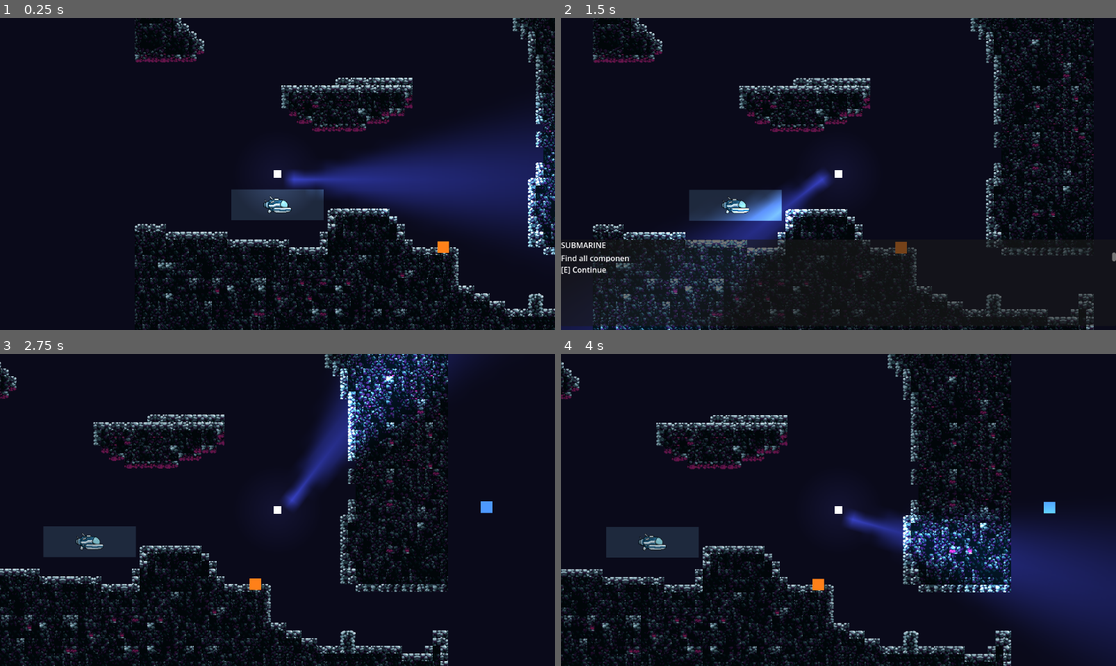
Above: before the commit, frames 1-4 (two rows, left to right).
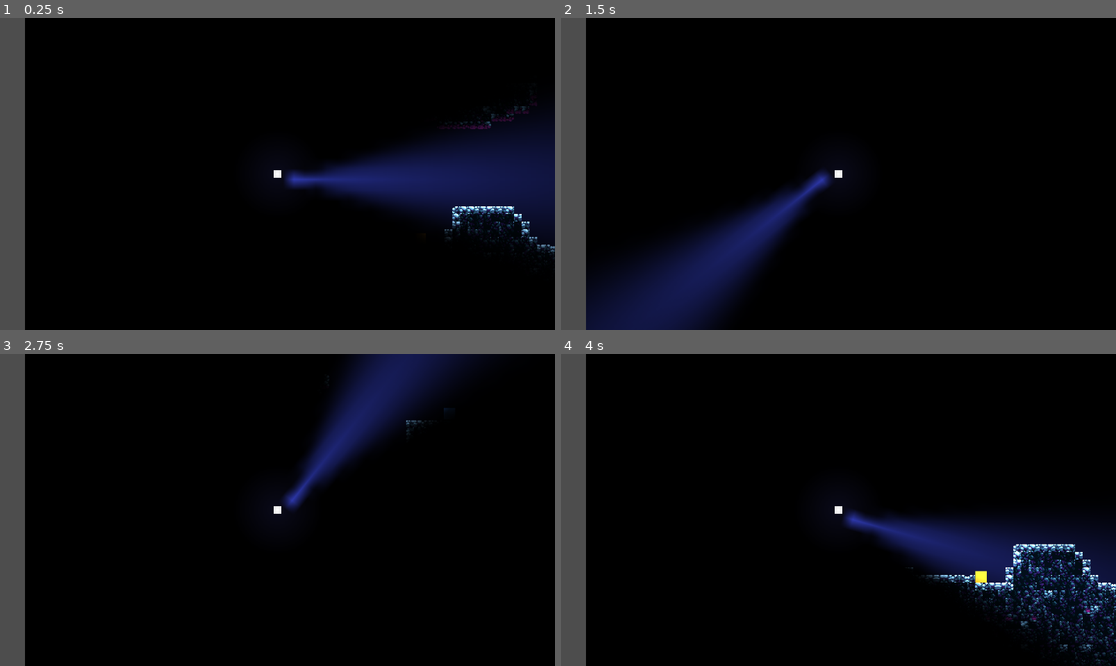
Above: after the commit, the same moments.

Repository: zz2548/game-design-final
Game: Godot game, scene res://main.tscn
The game is run twice, just before and just after one commit, with the same random seed, the same clock (stepped at 60 frames per second) and the same inputs.
Inputs (mouse positions are in pixels of both pictures, inside the frame that each line leads up to):
- Up to frame 1 (0.25 s): no input
- Up to frame 2 (1.5 s): tap Enter (ui_accept) at 0.5, 0.77 s; move the mouse to (960, 158) at 0.52 s; hold Right (ui_right) 0.53-1.25 s; hold E (interact) 0.53-1.25 s; click (960, 158) at 0.67 s; drag from (727, 189) to (927, 248) at 1.27 s
- Up to frame 3 (2.75 s): tap Enter (ui_accept) at 2 s; move the mouse to (333, 441) at 2.02 s; hold Right (ui_right) from 2.03 s (still down); hold E (interact) from 2.03 s (still down)
- Up to frame 4 (4 s): release Right (ui_right) at 2.75 s; release E (interact) at 2.75 s; drag from (810, 572) to (1043, 506) at 2.77 s; move the mouse to (1005, 556) at 3.52 s; hold Left (ui_left) from 3.53 s (still down); hold E (interact) from 3.53 s (still down); tap Enter (ui_accept) at 3.77 s

The runs differ from the first frame. In frame 1, 84% of the frame differs, in the area x 0-100%, y 0-100%; in frame 2, 78%; in frame 3, 80%; in frame 4, 81%.

Commit message:
Fix level 1 lighting

Diff:
--- a/underwater-game/levels/level_1/level_1.tscn
+++ b/underwater-game/levels/level_1/level_1.tscn
@@ -219,7 +219,6 @@
 [node name="Level1" type="Node2D" unique_id=1255267063]
 
 [node name="CanvasModulate" type="CanvasModulate" parent="." unique_id=1930376493]
-visible = false
 color = Color(0, 0, 0, 1)
 
 [node name="Background" type="ColorRect" parent="." unique_id=472897320]
@@ -237,22 +236,18 @@
 [node name="Objects" type="Node2D" parent="." unique_id=1871704538]
 
 [node name="Submarine" type="Area2D" parent="Objects" unique_id=722097056]
-position = Vector2(296, 392)
+position = Vector2(104, 427)
 collision_mask = 0
 script = ExtResource("7_submarine")
 
 [node name="Shape" type="CollisionShape2D" parent="Objects/Submarine" unique_id=1310266936]
 shape = SubResource("shape_submarine")
 
-[node name="Visual" type="ColorRect" parent="Objects/Submarine" unique_id=1453696265]
-offset_left = -96.0
-offset_top = -32.0
-offset_right = 96.0
-offset_bottom = 32.0
-color = Color(0.12, 0.16, 0.24, 1)
+[node name="Sub" type="Sprite2D" parent="Objects/Submarine" unique_id=1508147977]
+texture = ExtResource("8_j48du")
 
 [node name="EnginePart" type="Area2D" parent="Objects" unique_id=200100001]
-position = Vector2(640, 480)
+position = Vector2(333, 468)
 collision_mask = 0
 script = ExtResource("3_pickup")
 item = ExtResource("8_engine")
@@ -265,10 +260,11 @@
 offset_top = -12.0
 offset_right = 12.0
 offset_bottom = 12.0
-color = Color(1.0, 0.5, 0.1, 1)
+color = Color(1, 0.5, 0.1, 1)
+metadata/_edit_use_anchors_ = true
 
 [node name="HullPart" type="Area2D" parent="Objects" unique_id=200200001]
-position = Vector2(1120, 320)
+position = Vector2(394, 130)
 collision_mask = 0
 script = ExtResource("3_pickup")
 item = ExtResource("9_hull")
@@ -281,10 +277,11 @@
 offset_top = -12.0
 offset_right = 12.0
 offset_bottom = 12.0
-color = Color(0.3, 0.6, 1.0, 1)
+color = Color(0.3, 0.6, 1, 1)
+metadata/_edit_use_anchors_ = true
 
 [node name="NavPart" type="Area2D" parent="Objects" unique_id=200300001]
-position = Vector2(2048, 512)
+position = Vector2(788, 589)
 collision_mask = 0
 script = ExtResource("3_pickup")
 item = ExtResource("10_nav")
@@ -297,15 +294,14 @@
 offset_top = -12.0
 offset_right = 12.0
 offset_bottom = 12.0
-color = Color(0.2, 1.0, 0.4, 1)
-
-[node name="Sub" type="Sprite2D" parent="Objects" unique_id=1508147977]
-position = Vector2(296, 392)
-texture = ExtResource("8_j48du")
+color = Color(0.2, 1, 0.4, 1)
+metadata/_edit_use_anchors_ = true
 
 [node name="player" parent="." unique_id=1560876372 instance=ExtResource("1_player")]
-position = Vector2(296, 328)
+position = Vector2(37, 333)
 
 [node name="InventoryUI" parent="." unique_id=2083902792 instance=ExtResource("2_inventoryui")]
+visible = false
 
 [node name="DialogueUI" parent="." unique_id=1340303138 instance=ExtResource("5_e6u7d")]
+visible = false
--- a/underwater-game/project.godot
+++ b/underwater-game/project.godot
@@ -23,6 +23,26 @@
 
 [input]
 
+move_left={
+"deadzone": 0.5,
+"events": [Object(InputEventKey,"resource_local_to_scene":false,"resource_name":"","device":-1,"window_id":0,"alt_pressed":false,"shift_pressed":false,"ctrl_pressed":false,"meta_pressed":false,"pressed":false,"keycode":0,"physical_keycode":65,"key_label":0,"unicode":97,"location":0,"echo":false,"script":null)
+]
+}
+move_right={
+"deadzone": 0.5,
+"events": [Object(InputEventKey,"resource_local_to_scene":false,"resource_name":"","device":-1,"window_id":0,"alt_pressed":false,"shift_pressed":false,"ctrl_pressed":false,"meta_pressed":false,"pressed":false,"keycode":0,"physical_keycode":68,"key_label":0,"unicode":100,"location":0,"echo":false,"script":null)
+]
+}
+move_up={
+"deadzone": 0.5,
+"events": [Object(InputEventKey,"resource_local_to_scene":false,"resource_name":"","device":-1,"window_id":0,"alt_pressed":false,"shift_pressed":false,"ctrl_pressed":false,"meta_pressed":false,"pressed":false,"keycode":0,"physical_keycode":87,"key_label":0,"unicode":119,"location":0,"echo":false,"script":null)
+]
+}
+move_down={
+"deadzone": 0.5,
+"events": [Object(InputEventKey,"resource_local_to_scene":false,"resource_name":"","device":-1,"window_id":0,"alt_pressed":false,"shift_pressed":false,"ctrl_pressed":false,"meta_pressed":false,"pressed":false,"keycode":0,"physical_keycode":83,"key_label":0,"unicode":115,"location":0,"echo":false,"script":null)
+]
+}
 interact={
 "deadzone": 0.2,
 "events": [Object(InputEventKey,"resource_local_to_scene":false,"resource_name":"","device":-1,"window_id":0,"alt_press …(192 unchanged characters)…
--- a/underwater-game/shared/player/player.gd
+++ b/underwater-game/shared/player/player.gd
@@ -36,8 +36,8 @@
 
 func _physics_process(delta: float) -> void:
 	var input_dir := Vector2(
-		Input.get_axis("ui_left", "ui_right"),
-		Input.get_axis("ui_up", "ui_down")
+		Input.get_axis("move_left", "move_right"),
+		Input.get_axis("move_up", "move_down")
 	)
 
 	if input_dir.length() > 0.0:
Not shown: 1 places in underwater-game/levels/level_1/level_1.tscn that only renumber resources
